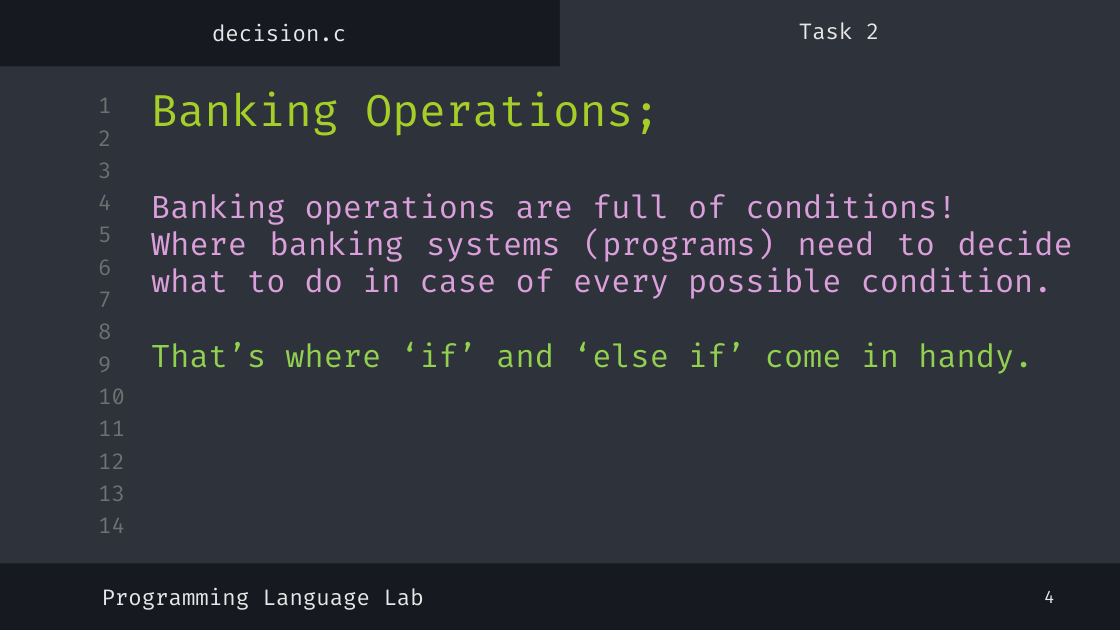
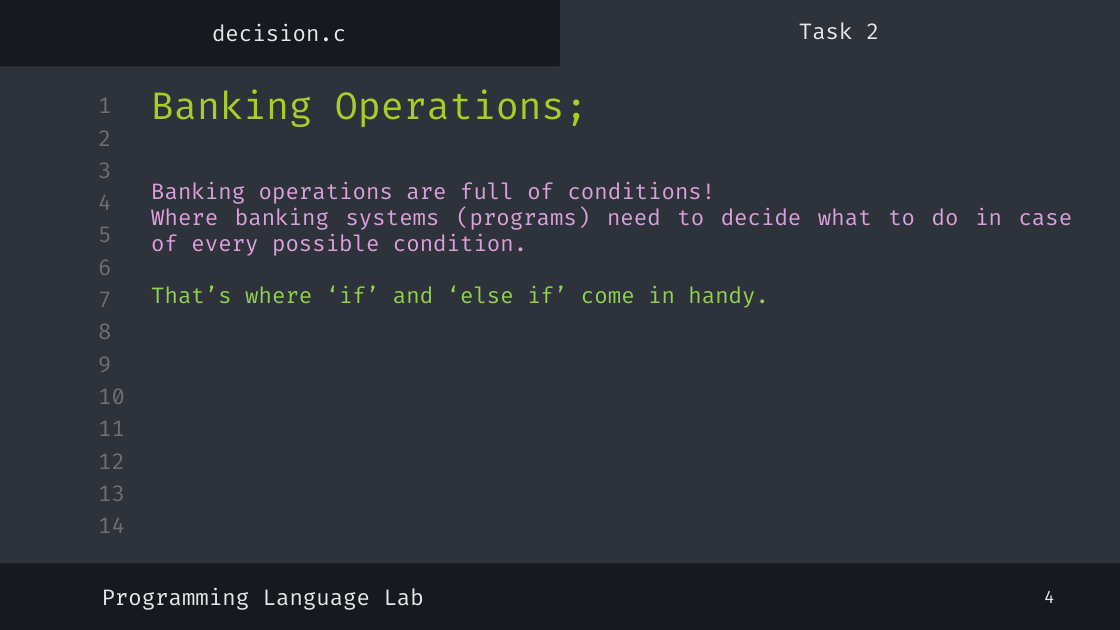
Before and after one commit to shayan-naghizadeh/C-Lab-AUT, a slide deck: slide 6 of slides/4.Decision/Decision.pptx. Drawn at 1120x630 pixels with LibreOffice and Linux fonts; fonts in the diff are those of the drawing. Boxes give left, top, right and bottom in pixels: in the first picture for what was removed or moved away, otherwise in the second. Text is boxed around its words. In the diff, an @@ line names an element or a change of style, - is before the commit and + after.

```diff
--- a/slides/4.Decision/Decision.pptx
+++ b/slides/4.Decision/Decision.pptx
@@ title "Banking Operations;" at box(151, 89, 588, 127): size 28 to 24 pt @@
@@ text "Banking operations are full of ...": place and size @@
-text "Banking operations are full of ..." at box(151, 193, 1073, 374)
+text "Banking operations are full of ..." at box(151, 182, 1073, 308)
@@ text "Banking operations are full of ..." at box(151, 182, 1073, 308): size 20 to 14 pt @@
```
Also in this commit, not shown: 8 other slides changed, 3 other files.
